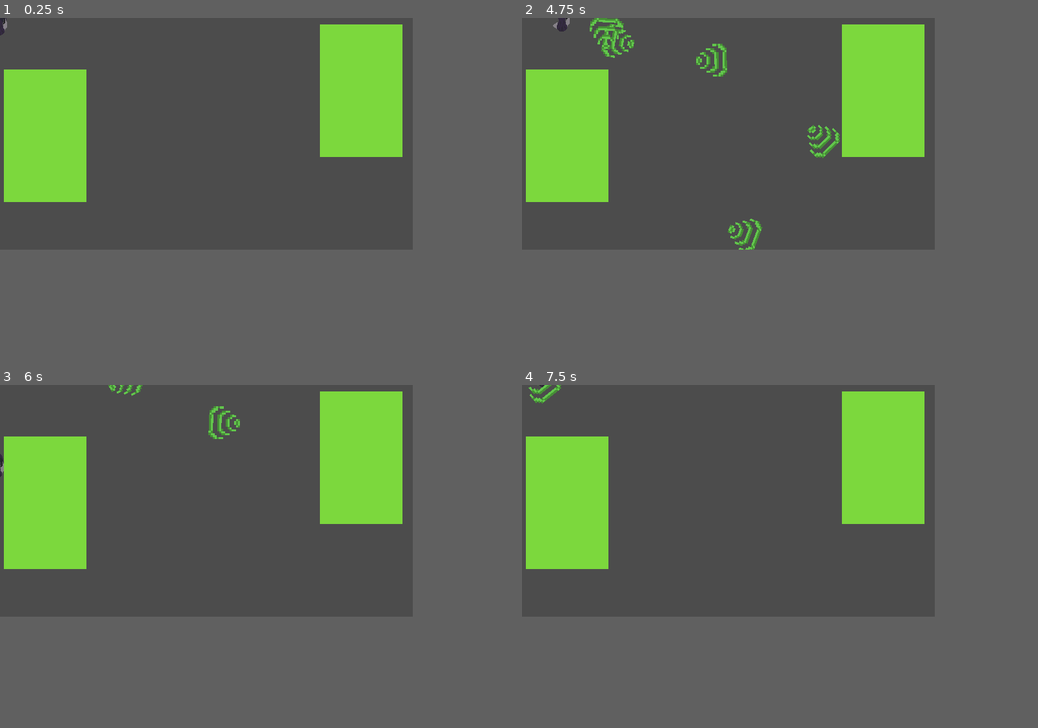
Above: before the commit, frames 1-4 (two rows, left to right).
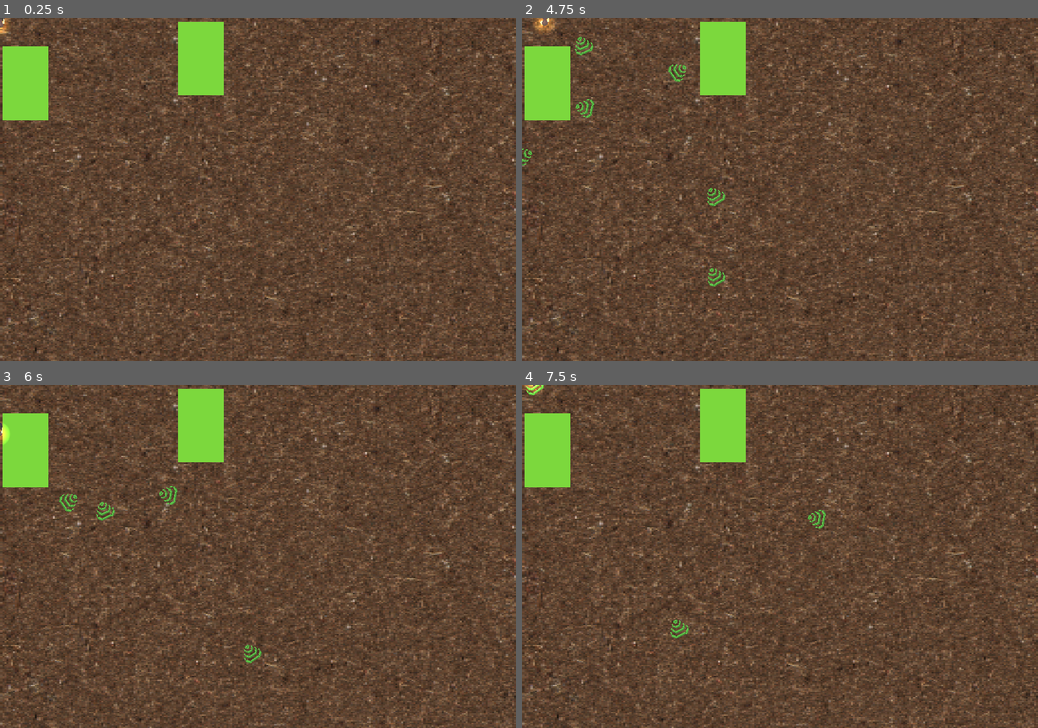
Above: after the commit, the same moments.

Repository: chrisdaly3/LOTUS_game
Game: Godot game, scene res://src/Main.tscn
Same seed, same stepped clock (60 frames per second), same inputs: the game is played once before the commit and once after it.
Inputs (mouse positions are in pixels of both pictures, inside the frame that each line leads up to):
- Up to frame 1 (0.25 s): no input
- Up to frame 2 (4.75 s): tap Enter at 0.5 s; move the mouse to (821, 120) at 0.52 s; hold D (walk_right) 0.53-1.28 s; click (821, 120) at 0.6 s; move the mouse to (645, 144) at 1.27 s; hold S (walk_down) 1.28-2.03 s; click (645, 144) at 1.35 s; move the mouse to (769, 83) at 2.02 s; hold D (walk_right) 2.03-2.78 s; click (769, 83) at 2.1 s; move the mouse to (707, 179) at 2.77 s; hold W (walk_up) 2.78-3.53 s; click (707, 179) at 2.85 s; move the mouse to (852, 168) at 3.52 s; hold A (walk_left) from 3.53 s (still down); click (852, 168) at 3.6 s; move the mouse to (604, 100) at 4.27 s; click (604, 100) at 4.35 s
- Up to frame 3 (6 s): move the mouse to (227, 501) at 5.02 s; release A (walk_left) at 5.03 s; hold S (walk_down) 5.03-5.78 s; click (227, 501) at 5.1 s; move the mouse to (144, 443) at 5.77 s; hold D (walk_right) from 5.78 s (still down); click (144, 443) at 5.85 s
- Up to frame 4 (7.5 s): move the mouse to (821, 487) at 6.52 s; release D (walk_right) at 6.53 s; hold W (walk_up) 6.53-7.28 s; click (821, 487) at 6.6 s; move the mouse to (645, 511) at 7.27 s; hold D (walk_right) from 7.28 s (still down); click (645, 511) at 7.35 s
The window is 640x360 before the commit and 800x533 after it. Grey fills any space a smaller window leaves; there, only what the larger window draws over its background counts as a difference.

The runs differ from the first frame. In frame 1, 56% of the frame differs, in the area x 0-100%, y 0-100%; in frame 2, 57%; in frame 3, 56%; in frame 4, 56%.

Commit message:
Adds Spotlight to player character and base tile for Main Background

Diff:
--- a/project.godot
+++ b/project.godot
@@ -16,8 +16,8 @@
 
 [display]
 
-window/size/width=320
-window/size/height=180
+window/size/width=720
+window/size/height=480
 window/size/test_width=1280
 window/size/test_height=720
 window/stretch/mode="2d"
--- a/src/Characters/Player.tscn
+++ b/src/Characters/Player.tscn
@@ -1,9 +1,10 @@
-[gd_scene load_steps=24 format=2]
+[gd_scene load_steps=25 format=2]
 
 [ext_resource path="res://assets/Imports/players/idle.png" type="Texture" id=1]
 [ext_resource path="res://assets/Imports/players/death.png" type="Texture" id=2]
 [ext_resource path="res://assets/Imports/players/hit2.png" type="Texture" id=3]
 [ext_resource path="res://src/Characters/Player.gd" type="Script" id=4]
+[ext_resource path="res://assets/Imports/LightTest.png" type="Texture" id=5]
 
 [sub_resource type="AtlasTexture" id=5]
 atlas = ExtResource( 2 )
@@ -104,7 +105,16 @@
 frame = 2
 
 [node name="CollisionShape2D" type="CollisionShape2D" parent="."]
+visible = false
 position = Vector2( -1, 2 )
 shape = SubResource( 19 )
 
 [node name="Aimer" type="Position2D" parent="."]
+
+[node name="Light2D" type="Light2D" parent="."]
+position = Vector2( -1, 17 )
+texture = ExtResource( 5 )
+texture_scale = 0.5
+color = Color( 0.85098, 0.760784, 0.27451, 1 )
+energy = 1.47
+shadow_enabled = true
--- a/src/Main.tscn
+++ b/src/Main.tscn
@@ -1,11 +1,17 @@
-[gd_scene load_steps=3 format=2]
+[gd_scene load_steps=4 format=2]
 
+[ext_resource path="res://assets/Imports/World/256x256/Dirt/Dirt_02-256x256.png" type="Texture" id=1]
 [ext_resource path="res://src/Characters/Player.tscn" type="PackedScene" id=2]
 
 [sub_resource type="RectangleShape2D" id=1]
 extents = Vector2( 32, 51.5 )
 
 [node name="Main" type="Node2D"]
+
+[node name="Background" type="Sprite" parent="."]
+position = Vector2( 360, 240 )
+scale = Vector2( 2.8125, 1.875 )
+texture = ExtResource( 1 )
 
 [node name="Player" parent="." instance=ExtResource( 2 )]
 
Binary file added: assets/Imports/LightTest.png
Not shown, added: assets/Imports/LightTest.png.import
Binary file added: assets/Imports/World/256x256/Brick/Brick_01-256x256.png
Not shown, added: assets/Imports/World/256x256/Brick/Brick_01-256x256.png.import
Binary file added: assets/Imports/World/256x256/Brick/Brick_02-256x256.png
Not shown, added: assets/Imports/World/256x256/Brick/Brick_02-256x256.png.import
Binary file added: assets/Imports/World/256x256/Brick/Brick_03-256x256.png
Not shown, added: assets/Imports/World/256x256/Brick/Brick_03-256x256.png.import
Binary file added: assets/Imports/World/256x256/Brick/Brick_04-256x256.png
Not shown, added: assets/Imports/World/256x256/Brick/Brick_04-256x256.png.import
Binary file added: assets/Imports/World/256x256/Brick/Brick_05-256x256.png
Not shown, added: assets/Imports/World/256x256/Brick/Brick_05-256x256.png.import
(and 310 more such lines)
